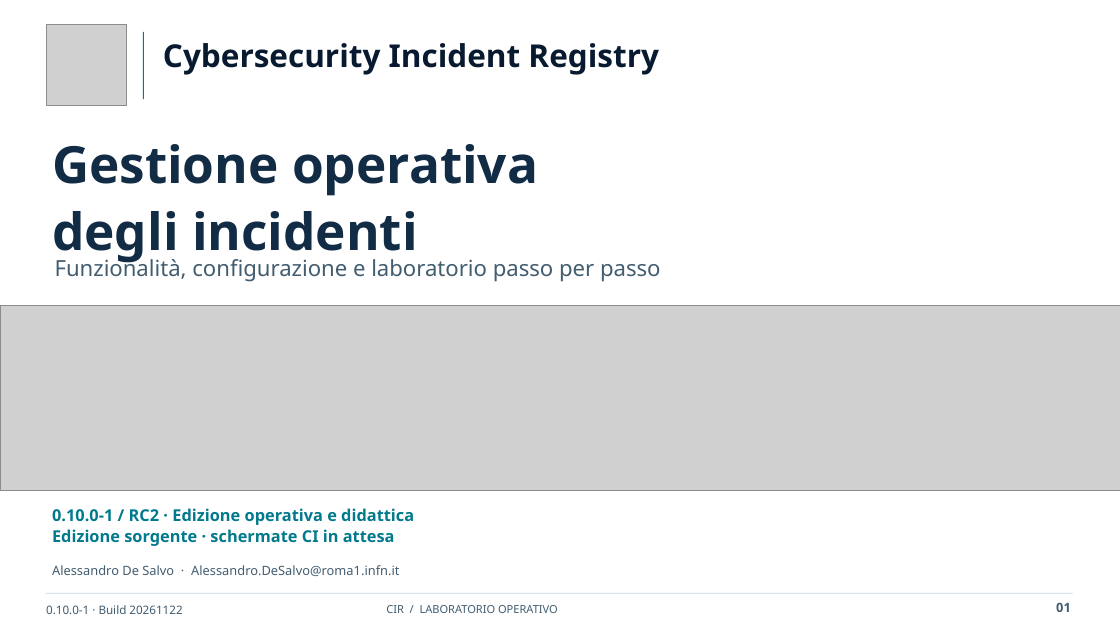
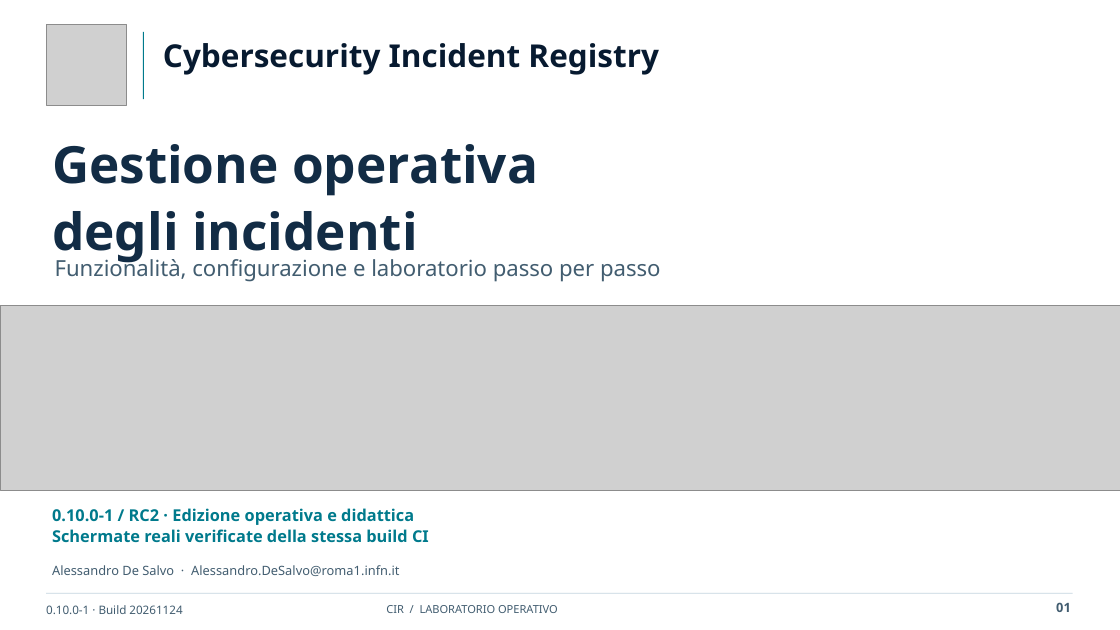
Before and after one commit to desalvo/cybersecurity-incident-registry, a slide deck: slide 1 of docs/presentation/CIR_Operational_Training_IT.pptx. Drawn at 1120x630 pixels with LibreOffice and Linux fonts; fonts in the diff are those of the drawing; grey boxes stand for pictures. Boxes give left, top, right and bottom in pixels: in the first picture for what was removed or moved away, otherwise in the second. Text is boxed around its words. In the diff, an @@ line names an element or a change of style, - is before the commit and + after.

```diff
--- a/docs/presentation/CIR_Operational_Training_IT.pptx
+++ b/docs/presentation/CIR_Operational_Training_IT.pptx
@@ text at bbox=[52, 529, 429, 542]: text changed @@
-Edizione sorgente · schermate CI in attesa
+Schermate reali verificate della stessa build CI
@@ text at bbox=[46, 605, 182, 614]: text changed @@
-0.10.0-1 · Build 20261122
+0.10.0-1 · Build 20261124
```
Also in this commit, not shown: 33 other slides changed, 37 other files.
